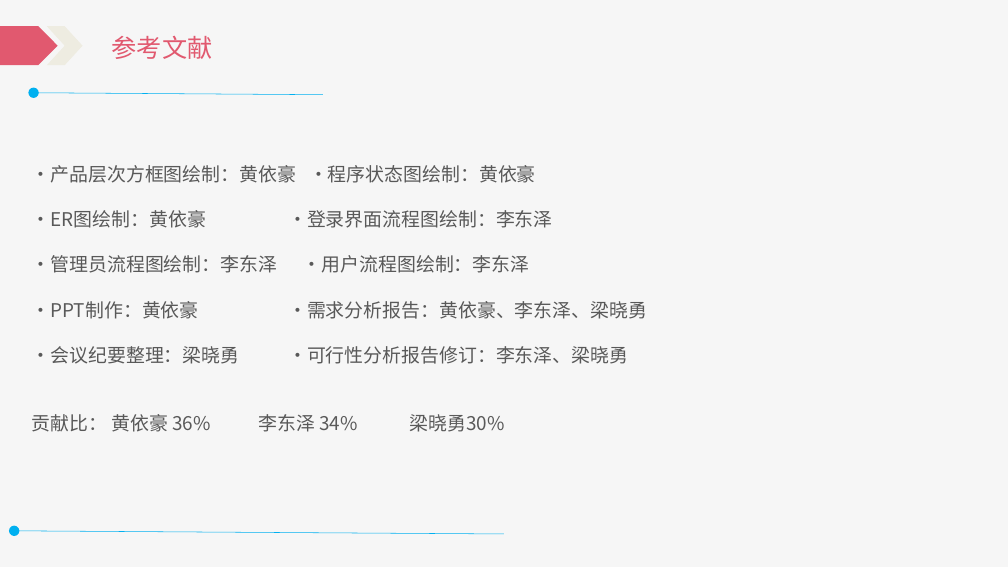
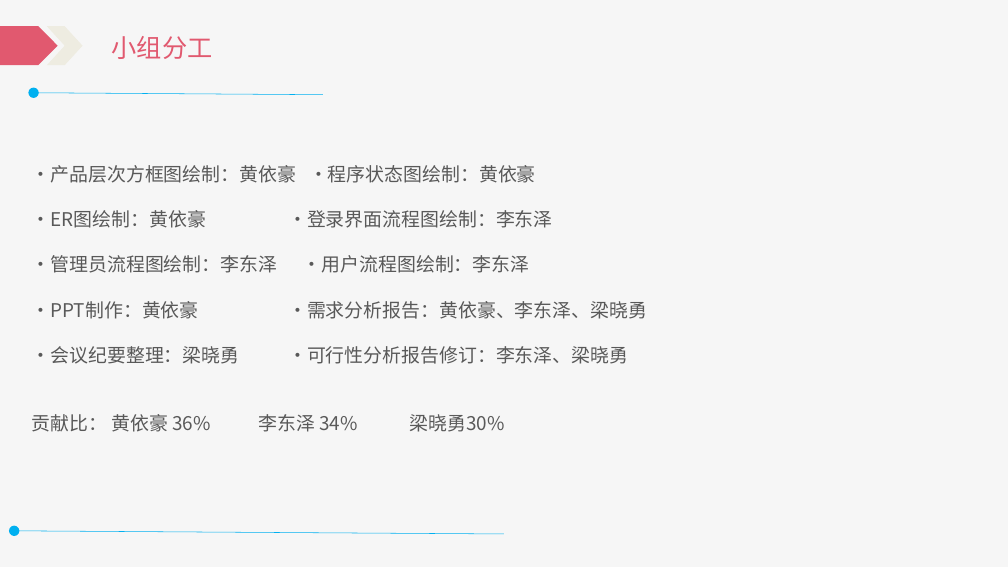
Before and after one commit to Katashixz/ZUCCbiosphere, a slide deck: slide 34 of 软件需求规格说明/SE2021-G005-软件需求说明.pptx. Drawn at 1008x567 pixels with LibreOffice and Linux fonts; fonts in the diff are those of the drawing. Boxes give left, top, right and bottom in pixels: in the first picture for what was removed or moved away, otherwise in the second. Text is boxed around its words. In the diff, an @@ line names an element or a change of style, - is before the commit and + after.

```diff
--- a/软件需求规格说明/SE2021-G005-软件需求说明.pptx
+++ b/软件需求规格说明/SE2021-G005-软件需求说明.pptx
@@ text at (112,36,213,59): text changed @@
-参考文献
+小组分工
```
Also in this commit, not shown: 3 other slides changed, 2 slides added, 31 other files.
